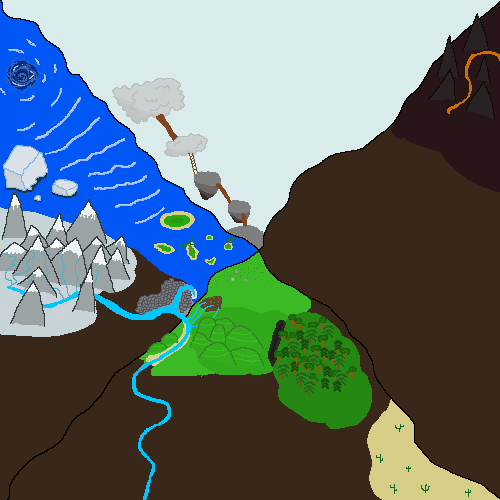
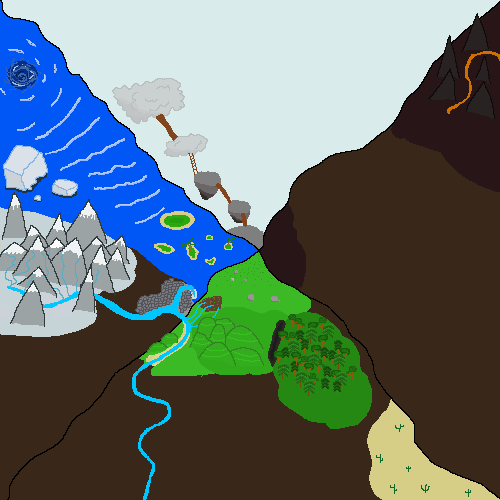
Layered file, before and after one edit (500×500). Changes by layer:
painted on "Background" over bbox(247, 202, 306, 302)
